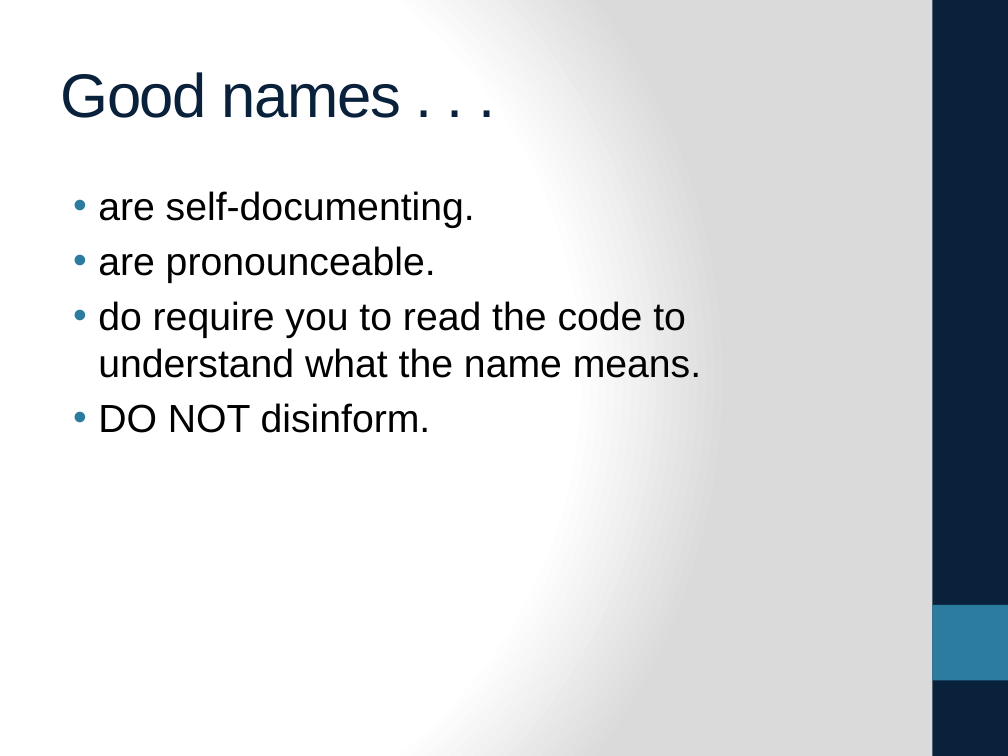
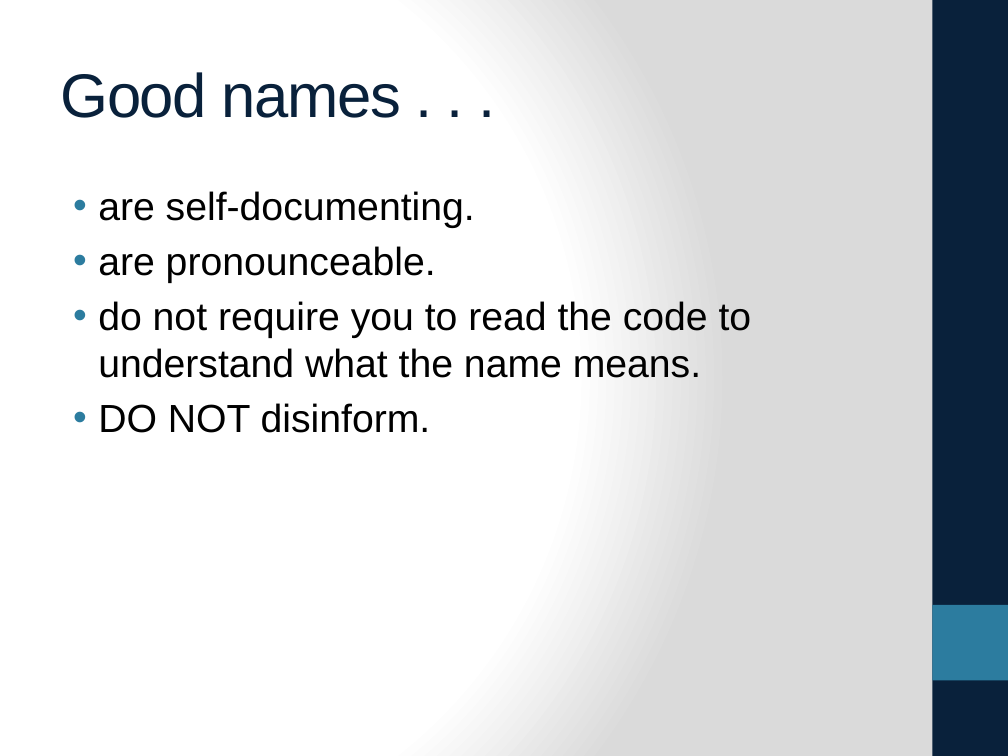
Before and after one commit to skiadas/SoftwareDevelopmentPracticumCourse, a slide deck: slide 3 of lessonPlans/names_function.pptx. Drawn at 1008x756 pixels with LibreOffice and Linux fonts; fonts in the diff are those of the drawing. Boxes give left, top, right and bottom in pixels: in the first picture for what was removed or moved away, otherwise in the second. Text is boxed around its words. In the diff, an @@ line names an element or a change of style, - is before the commit and + after.

```diff
--- a/lessonPlans/names_function.pptx
+++ b/lessonPlans/names_function.pptx
@@ text at box(98, 301, 752, 378): text changed @@
-• do require you to read the code to understand what the name means.
+• do not require you to read the code to understand what the name means.
```
Also in this commit, not shown: 1 other slide changed, 6 other files.
